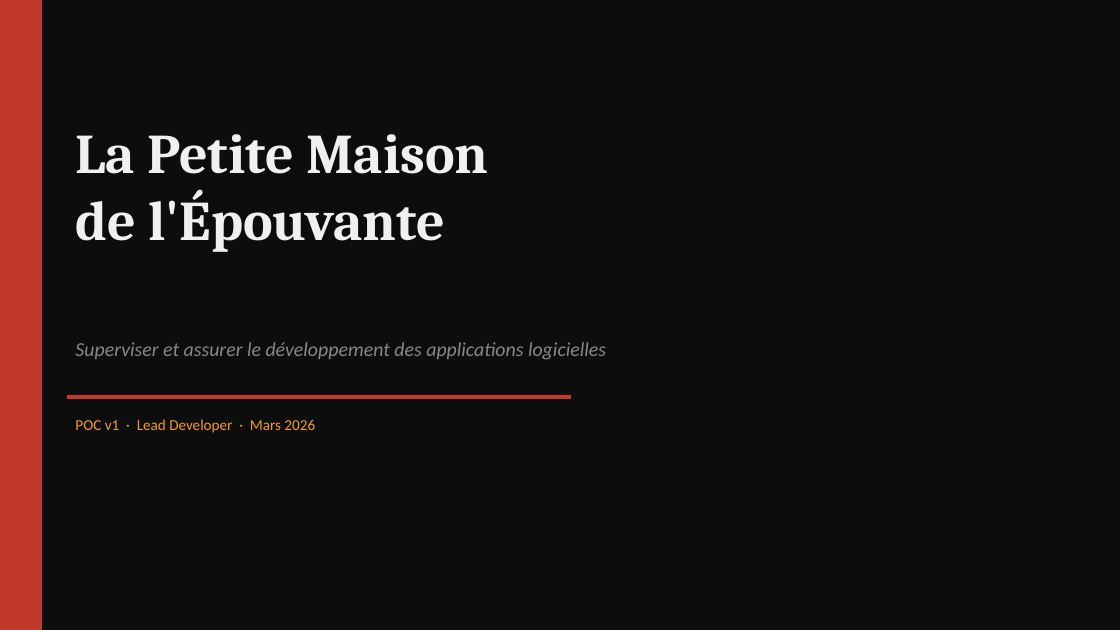
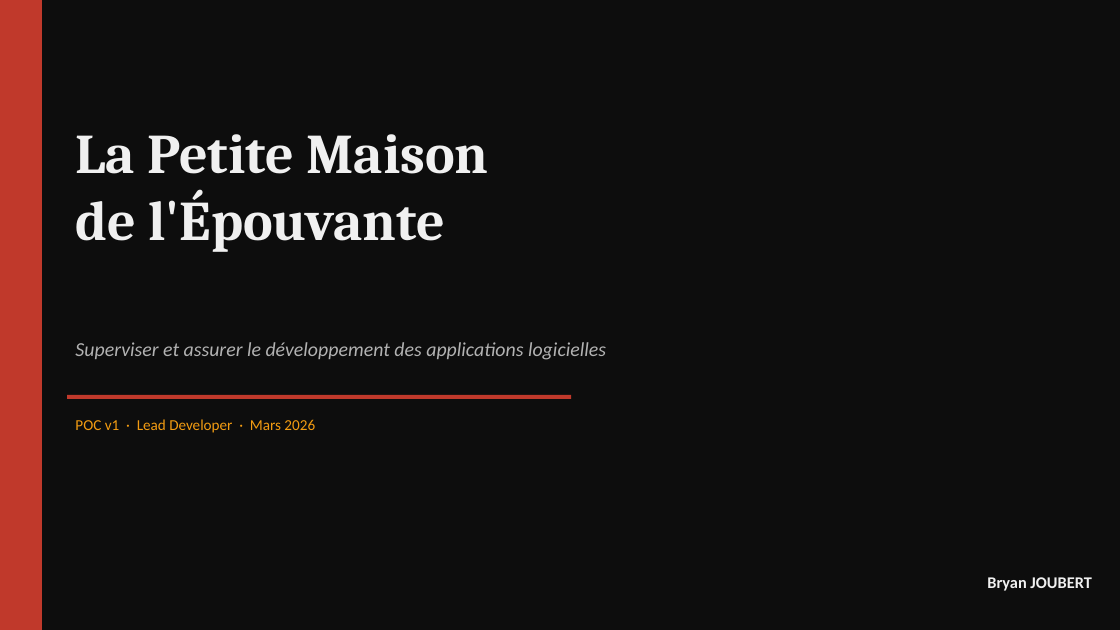
Before and after one commit to Brok3nWings/lpmde, a slide deck: slide 1 of presentation-LPMDE.pptx. Drawn at 1120x630 pixels with LibreOffice and Linux fonts; fonts in the diff are those of the drawing. Boxes give left, top, right and bottom in pixels: in the first picture for what was removed or moved away, otherwise in the second. Text is boxed around its words. In the diff, an @@ line names an element or a change of style, - is before the commit and + after.

```diff
--- a/presentation-LPMDE.pptx
+++ b/presentation-LPMDE.pptx
@@ text "Superviser et assurer le développement ..." at (x1=75, y1=342, x2=606, y2=360): text colour #888888 to #B2B2B2 @@
@@ text added at (x1=987, y1=577, x2=1091, y2=591), 14 pt, text #F0F0F0, bold @@
+Bryan JOUBERT
```
Also in this commit, not shown: 18 other slides changed, 1 slide added, 3 other files.
